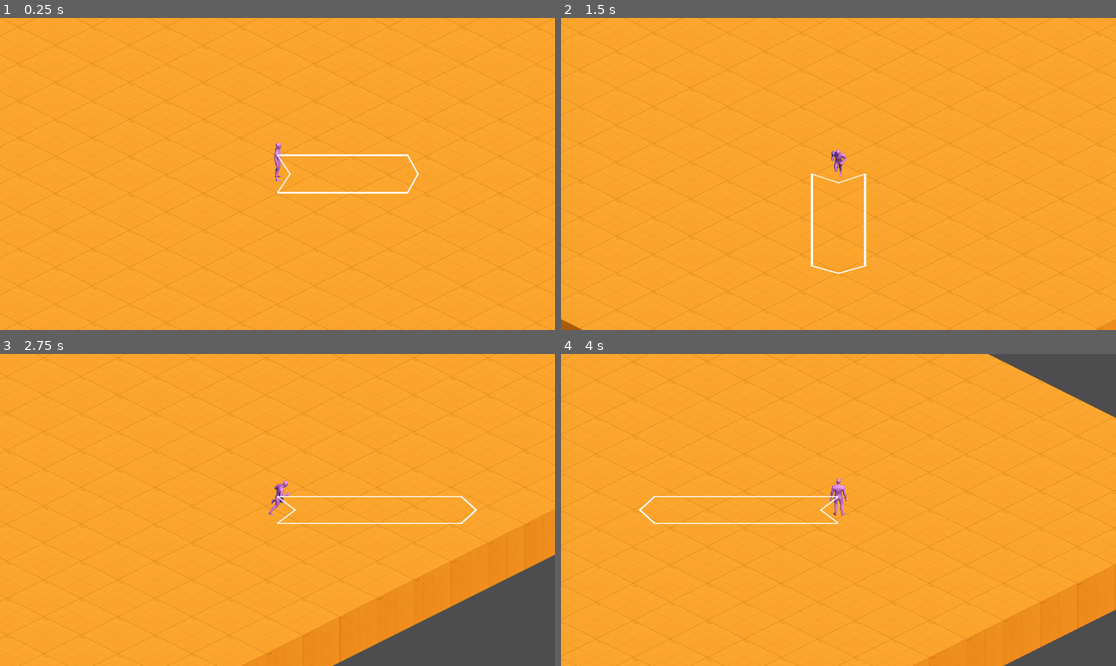
Above: before the commit, frames 1-4 (two rows, left to right).
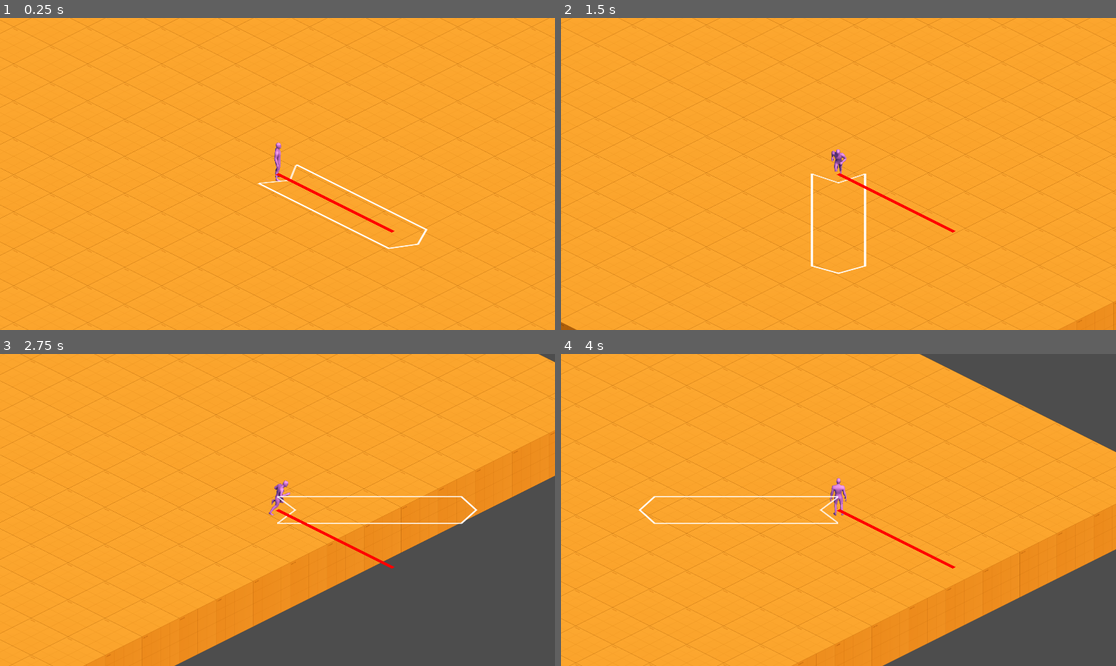
Above: after the commit, the same moments.

Repository: InjustFr/natures-champion
Game: Godot game, scene res://room.tscn
Two runs of this game, one before a commit and one after it. Both use one fixed random seed, a clock stepped at 60 frames per second and the inputs below.
Inputs:
- Up to frame 1 (0.25 s): no input
- Up to frame 2 (1.5 s): tap Enter at 0.5 s; hold D (move_right) 0.53-1.28 s; hold O (cast) 0.53-1.28 s; tap Space (dash) at 1.25 s; hold S (move_down) from 1.28 s (still down); tap O (cast) at 1.35 s
- Up to frame 3 (2.75 s): release S (move_down) at 2.03 s; hold D (move_right) from 2.03 s (still down); hold Space (dash) from 2.03 s (still down); tap O (cast) at 2.3 s
- Up to frame 4 (4 s): release D (move_right) at 2.78 s; release Space (dash) at 2.78 s; hold W (move_up) 2.78-3.53 s; tap O (cast) at 2.85 s; hold A (move_left) from 3.53 s (still down); hold O (cast) from 3.53 s (still down)

The runs differ from the first frame. In frame 1, 3.9% of the frame differs, in the area x 0-100%, y 0-100%; in frame 2, 2.8%; in frame 3, 20%; in frame 4, 15%.

Commit message:
feat(player): add player input component

Diff:
--- /dev/null
+++ b/entities/components/orientation_component.gd
@@ -0,0 +1,5 @@
+class_name OrientationComponent
+extends Node
+
+
+var orientation: Vector2 = Vector2.RIGHT
--- /dev/null
+++ b/entities/player/components/player_input_component.gd
@@ -0,0 +1,11 @@
+class_name PlayerInputComponent
+extends Node
+
+
+@export var orientation_component: OrientationComponent;
+
+
+func _physics_process(_delta: float) -> void:
+	var direction: Vector2 = Input.get_vector("move_left", "move_right", "move_up", "move_down")
+
+	orientation_component.orientation =  direction
--- a/entities/player/player.gd
+++ b/entities/player/player.gd
@@ -8,27 +8,23 @@
 @onready var _sprite: AnimatedSprite2D = %Sprite2D
 @onready var _spell_sprite: Node2D = $Spell
 @onready var _speed_component: SpeedComponent = $SpeedComponent
-
-
-const transform_matrix: Transform2D = Transform2D(Vector2(1,0.5), Vector2(-1,0.5), Vector2(0,0))
+@onready var _orientation_component: OrientationComponent = $OrientationComponent
 
 
 func _ready() -> void:
+	_sprite.transform = Utils.inverse_transform_matrix * Transform2D(0,Vector2(0,-178))
 	_sprite.play()
 
 
 func _physics_process(_delta: float) -> void:
-	var direction: Vector2 = Input.get_vector("move_left", "move_right", "move_up", "move_down")
+	var direction: Vector2 = _orientation_component.orientation
 	if Input.is_action_pressed("cast"):
-		var rotation_matrix: Transform2D = Transform2D(direction.angle() - PI/4, Vector2(0,0))
-		_spell_sprite.transform = transform_matrix * rotation_matrix
+		_spell_sprite.rotation = direction.rotated(-PI/4).angle()
 		direction = Vector2.ZERO
-
-	direction.y = direction.y / 2 # conversion to iso
 
 	if direction:
 		_old_direction = direction;
-		velocity = direction * _speed_component.speed
+		velocity = Utils.transform_matrix * direction.rotated(-PI/4) * _speed_component.speed
 	else:
 		velocity.x = move_toward(velocity.x, 0, SPEED)
 		velocity.y = move_toward(velocity.y, 0, SPEED)
@@ -40,13 +36,14 @@
 
 
 func _determine_animation() -> String:
-	var angle: float = _old_direction.angle()
+	var angle: float = (_old_direction).angle()
 	if angle < 0:
 		angle = angle + 2 * PI
 
-	var index: int = roundi((angle + PI/4) / (PI / 4))
-	if index > 7:
-		index = 0
+	var index: int = roundi((angle) / (PI / 4))
+
+	index += 1
+	index %= 8
 
 	if velocity.length():
 		return "walk"+str(index)
--- a/entities/player/player.tscn
+++ b/entities/player/player.tscn
@@ -92,6 +92,8 @@
 [ext_resource type="Texture2D" uid="uid://ds5hhb3hxkouk" path="res://assets/spell.png" id="90_7l10c"]
 [ext_resource type="Script" path="res://entities/player/components/dashing_component.gd" id="91_etbmg"]
 [ext_resource type="Script" path="res://entities/player/components/speed_component.gd" id="92_yal5q"]
+[ext_resource type="Script" path="res://entities/components/orientation_component.gd" id="93_0xdff"]
+[ext_resource type="Script" path="res://entities/player/components/player_input_component.gd" id="94_ccvjn"]
 
 [sub_resource type="SpriteFrames" id="SpriteFrames_gnty5"]
 animations = [{
@@ -445,6 +447,7 @@
 height = 68.0
 
 [node name="Player" type="CharacterBody2D"]
+y_sort_enabled = true
 motion_mode = 1
 script = ExtResource("1_ipytp")
 SPEED = 700.0
@@ -480,3 +483,14 @@
 script = ExtResource("91_etbmg")
 speed_component = NodePath("../SpeedComponent")
 dash_multiplier = 4.0
+
+[node name="OrientationComponent" type="Node" parent="."]
+script = ExtResource("93_0xdff")
+
+[node name="PlayerInputComponent" type="Node" parent="." node_paths=PackedStringArray("orientation_component")]
+script = ExtResource("94_ccvjn")
+orientation_component = NodePath("../OrientationComponent")
+
+[node name="Line2D" type="Line2D" parent="."]
+points = PackedVector2Array(0, 0, 400, 0)
+default_color = Color(1, 0, 0, 1)
--- /dev/null
+++ b/misc/utils.gd
@@ -0,0 +1,5 @@
+extends Node
+
+
+const transform_matrix: Transform2D = Transform2D(Vector2(1,0.5), Vector2(-1,0.5), Vector2(0,0))
+const inverse_transform_matrix: Transform2D = Transform2D(Vector2(0.5,-0.5), Vector2(1,1), Vector2(0,0))
--- a/project.godot
+++ b/project.godot
@@ -14,6 +14,10 @@
 run/main_scene="res://room.tscn"
 config/features=PackedStringArray("4.3", "Forward Plus")
 config/icon="res://assets/icon.svg"
+
+[autoload]
+
+Utils="*res://misc/utils.gd"
 
 [debug]
 
--- a/room.tscn
+++ b/room.tscn
@@ -495,6 +495,15 @@
 sources/483 = SubResource("TileSetAtlasSource_64eyj")
 tile_proxies/coords_level = [[243, Vector2i(0, 0)], [483, Vector2i(0, 0)], [244, Vector2i(0, 0)], [483, Vector2i(1, 0)] …(11109 unchanged characters)…
 
+[sub_resource type="GDScript" id="GDScript_l2rng"]
+script/source = "extends Node2D
+
+
+# Called when the node enters the scene tree for the first time.
+func _ready() -> void:
+	global_transform = Utils.transform_matrix
+"
+
 [node name="Room" type="Node2D"]
 
 [node name="TileMapLayer" type="TileMapLayer" parent="."]
@@ -502,4 +511,7 @@
 tile_map_data = PackedByteArray("AAD9//z/4wEUAAAAAAD9//3/4wEUAAAAAAD9//7/4wEUAAAAAAD9////4wEUAAAAAAD9/wAA4wEUAAAAAAD9/w …(4544 unchanged characters)…
 tile_set = SubResource("TileSet_oy1h0")
 
-[node name="Player" parent="." instance=ExtResource("2_4iu5r")]
+[node name="IsometricProjectionNode" type="Node2D" parent="."]
+script = SubResource("GDScript_l2rng")
+
+[node name="Player" parent="IsometricProjectionNode" instance=ExtResource("2_4iu5r")]
Not shown: 1 places in entities/player/player.tscn that only renumber resources
Not shown: 1 places in room.tscn that only renumber resources
